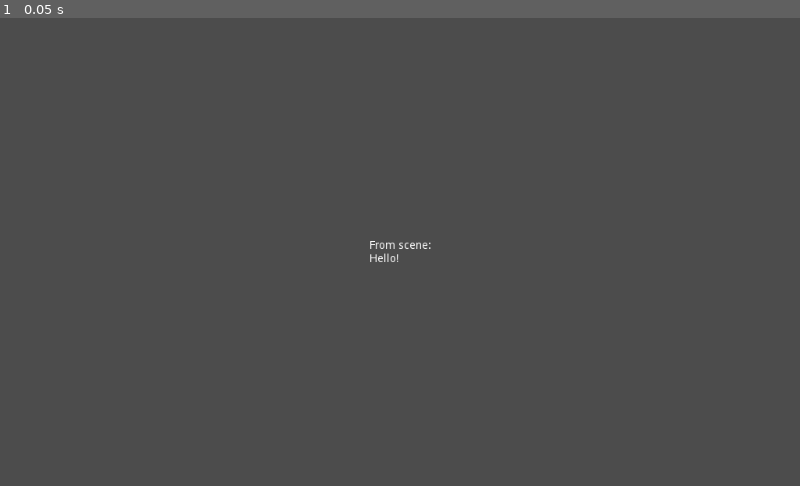
Above: before the commit, frame 1.
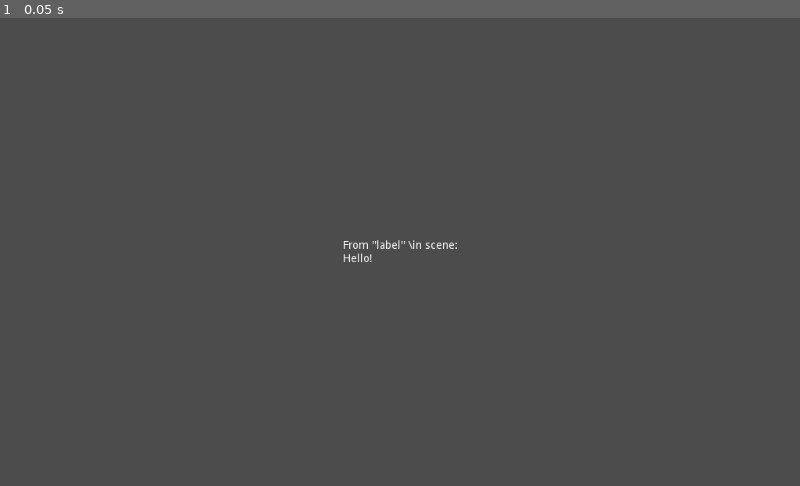
Above: after the commit, the same moment.

Repository: remram44/pybabel-godot
Game: Godot game, scene res://World.tscn
Two runs of this game, one before a commit and one after it. Both use one fixed random seed, a clock stepped at 60 frames per second and the inputs below. The project has no main scene, so this scene is started directly.
Inputs:
- Up to frame 1 (0.05 s): no input

The runs differ from the first frame. In frame 1, 0.2% of the frame differs, in the area x 42-58%, y 47-53%.

Commit message:
Add character escapes to test case

Diff:
--- a/testproject/World.tscn
+++ b/testproject/World.tscn
@@ -13,7 +13,7 @@
 anchor_bottom = 0.5
 grow_horizontal = 2
 grow_vertical = 2
-text = "From scene:
+text = "From \"label\" \\in scene:
 Hello!"
 __meta__ = {
 "_edit_use_anchors_": false
Not shown, changed: testproject/translations.pot
